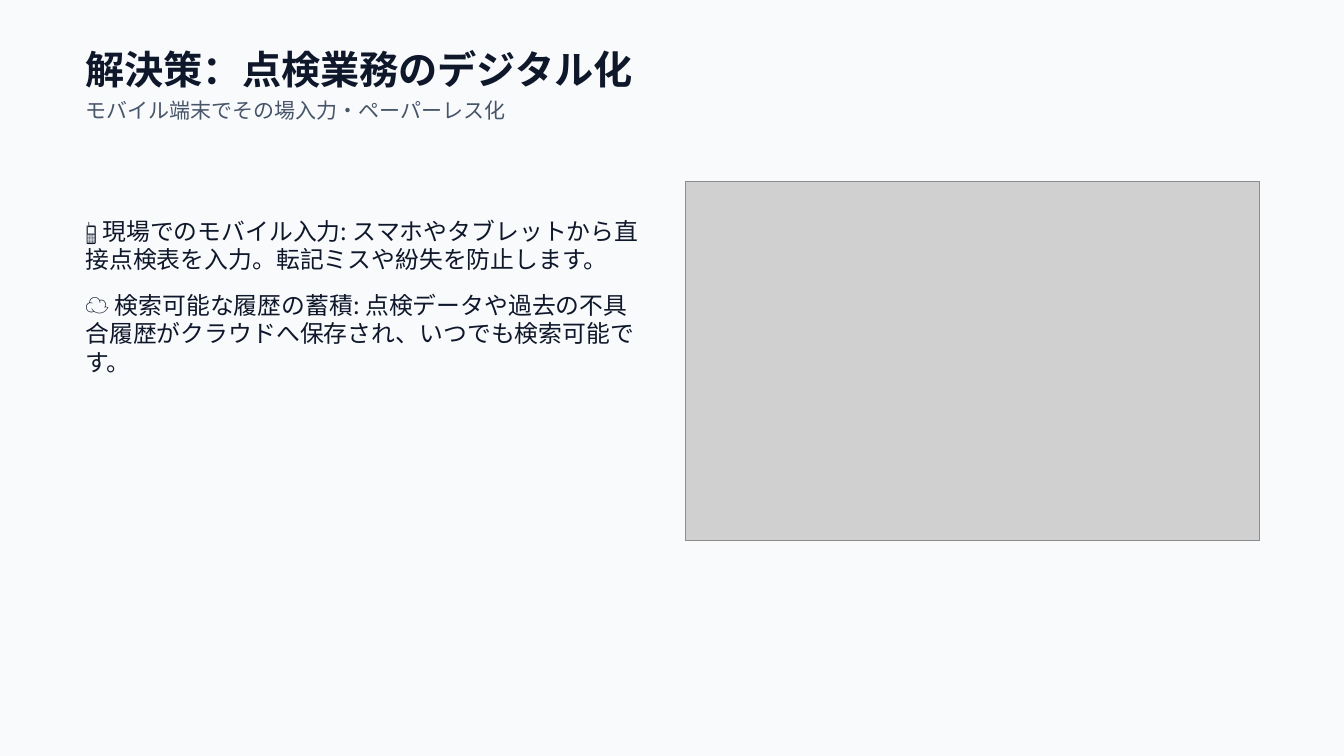
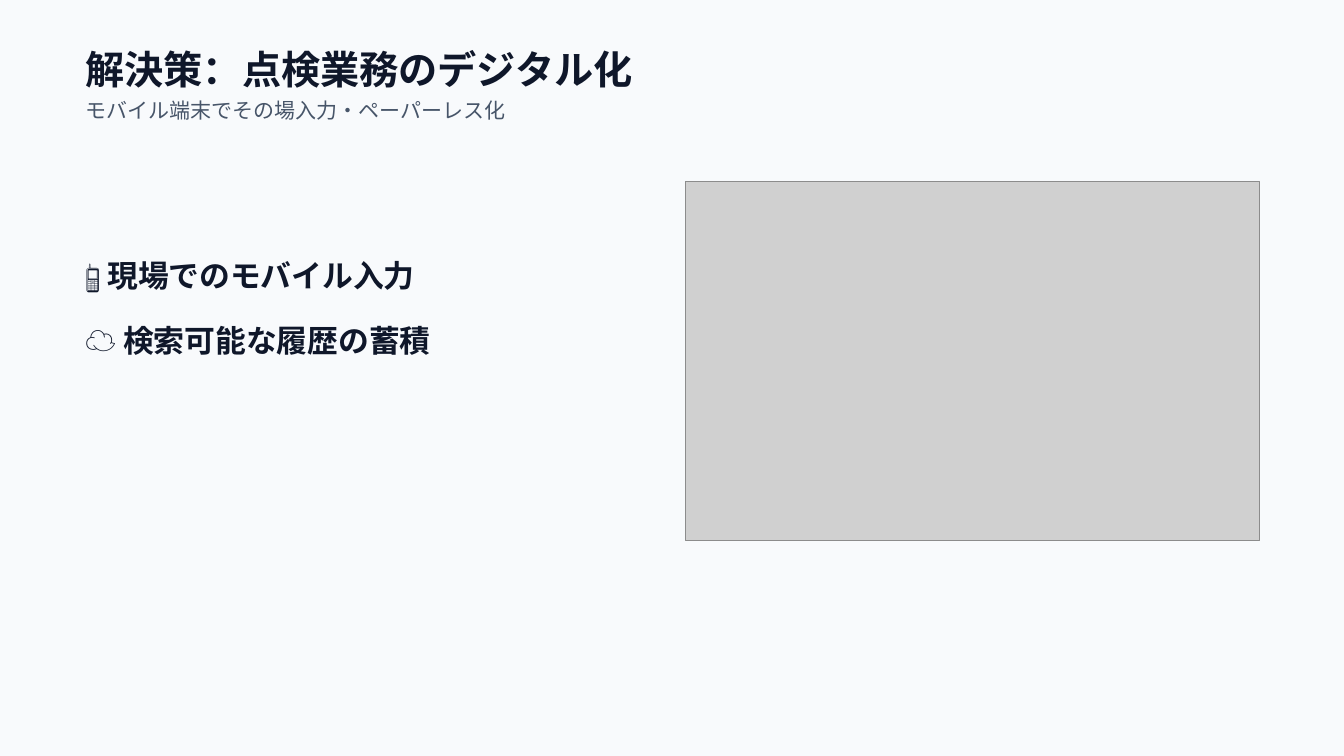
Before and after one commit to markjosephdsgatdula-dotcom/seibi-app-presentation, a slide deck: slide 4 of seibi_presentation.pptx. Drawn at 1344x756 pixels with LibreOffice and Linux fonts; fonts in the diff are those of the drawing; grey boxes stand for pictures. Boxes give left, top, right and bottom in pixels: in the first picture for what was removed or moved away, otherwise in the second. Text is boxed around its words. In the diff, an @@ line names an element or a change of style, - is before the commit and + after.

```diff
--- a/seibi_presentation.pptx
+++ b/seibi_presentation.pptx
@@ text at [107,261,431,355]: text changed; size 17 to 22 pt; bold on @@
-📱 現場でのモバイル入力: スマホやタブレットから直接点検表を入力。転記ミスや紛失を防止します。
-☁️ 検索可能な履歴の蓄積: 点検データや過去の不具合履歴がクラウドへ保存され、いつでも検索可能です。
+📱 現場でのモバイル入力
+☁️ 検索可能な履歴の蓄積
```
Also in this commit, not shown: 7 other slides changed, 18 other files.
